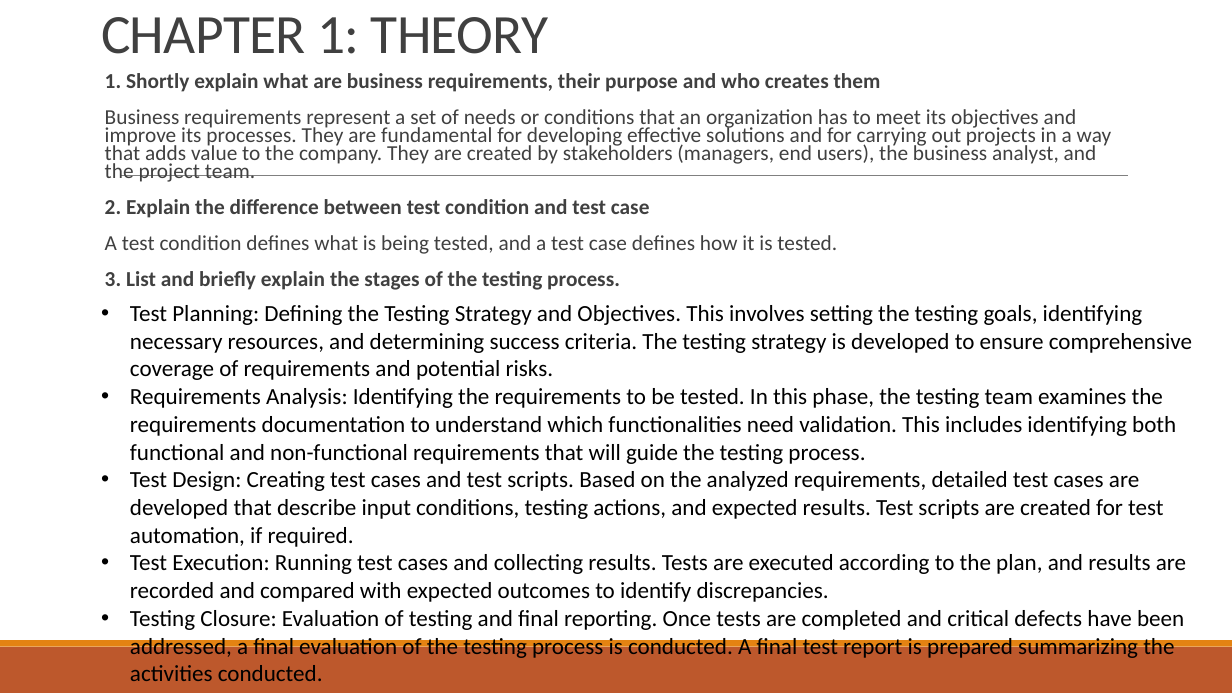
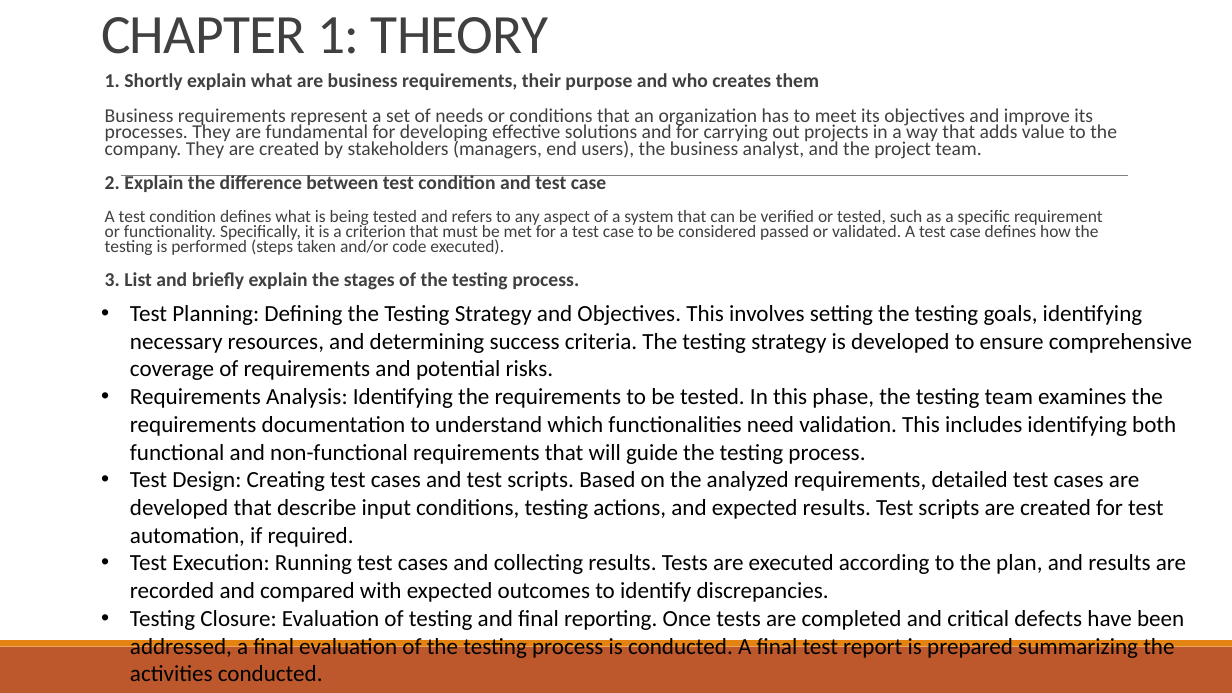
Before and after one commit to StefanG09/Database-Project, a slide deck: slide 3 of Project_EN.pptx. Drawn at 1232x693 pixels with LibreOffice and Linux fonts; fonts in the diff are those of the drawing. Boxes give left, top, right and bottom in pixels: in the first picture for what was removed or moved away, otherwise in the second. Text is boxed around its words. In the diff, an @@ line names an element or a change of style, - is before the commit and + after.

```diff
--- a/Project_EN.pptx
+++ b/Project_EN.pptx
@@ text at [105, 73, 1117, 290]: size 16.6 to 15.3 pt in "1. Shortly explain what are business requirements, ...", "Business requirements represent a set of needs ...", "2. Explain the difference between test condition ...", "3. List and briefly explain the stages ..." @@
@@ text at [105, 210, 1103, 255]: text changed; size 16.6 to 13.6 pt @@
-A test condition defines what is being tested, and a test case defines how it is tested.
+A test condition defines what is being tested and refers to any aspect of a system that can be verified or tested, such as a specific requirement or functionality. Specifically, it is a criterion that must be met for a test case to be considered passed or validated. A test case defines how the testing is performed (steps taken and/or code executed).
```
Also in this commit, not shown: 1 other slide changed.
